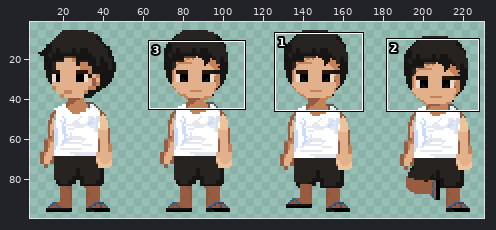
Sprite sheet, stored at assets/DRIBBLE.png. Above: a wide view before the commit, with the close-up outlined.
Close-up. Before the commit:
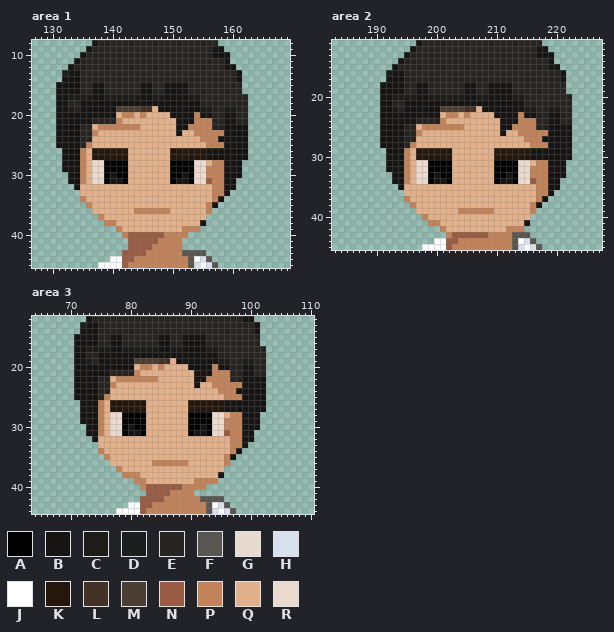
The file is 240x100 pixels. Colours within 5 levels of each other are drawn and written as one. Shown: area 1: x 127..169, y 8..45; area 2: x 183..227, y 11..45; area 3: x 64..110, y 12..44. The wide view leaves out empty margins. The commit also changed other parts of the picture, which this record leaves out.
Palette (. is transparent): A #000000  B #161513  C #1d1c18  D #1a1e1e  E #272320  F #595652  G #e6dacf  H #d8dfed  J #ffffff  K #25170c  L #433125  M #4b3e32  N #985c43  P #c2835a  Q #e2b08b  R #ecdace
Pixels before, area 1, first column x 131:
 8 ......BEEEEEEEEEEEEEEEEEEEE.....
 9 .....BEEEEEEEEEEEEEEEEEEEEBB....
10 ....BEEEEEEEEEEEEEEEEEEEEEBBB...
11 ...BEEEEEEEEEEEEEEEEEEEEEEEEB...
12 ..BEEEEEEEEEEEEEEEEEEEEEEEEEBB..
13 .DBBEEEEEEEEEEEEEEEEEEEEEEEEEEB.
14 .BBBEEEEEEEEEEEEEEEEEEEEEEEEEEB.
15 BBBBEEBBEEEEEEBBEEBBBBEEEEEEEEE.
16 BBBBEEBBEEEEEEBBEEBBBBEEEEEEEEE.
17 BBCCCCBBCCCCCCBBCCBBBBCCEEEEEEEE
18 BBEEBBBBBBBBBBBBBBBBBBBBEEEEEEEE
19 BBCEBBBBBBMMMMLLQBBBBBBBCCEECCEE
20 BBBBBBBBBBQPPQPQQQQBBBBPBBEEBBEE
21 BBBBBBEEEEPQQQQQQQQQBBBPPPEEBBEE
22 BBBBEEQPPPPPPPQQQQQQBBPPPPEEBBBB
23 BBBBEEPQQQQQQQQQQQQQBQQPPPPPBBBB
24 BBBBEEQQQQQQQQQQQQQQQQQQPPPBBBBB
25 BBBBEPQQQQQQQQQQQQQQQQQQQPPPBBBB
26 .BBBPQKKKKKKQQQQQQQKKKKKKBBBBBBB
27 .BBBPQKKKKKKQQQQQQQKKKKKKBBBBBBB
28 .BBBPQRRAAAAQQQQQQQAAAARRQPPBBB.
29 .BBBPQRRAAAAQQQQQQQAAAARRPPPBBB.
30 ..BBPQRRABAAQQQQQQQAABARRPPPBBB.
31 ..BBPQRGABBAQQQQQQQABBARRNPPBB..
32 ...BQQQQQQQQQQQQQQQQQQQQQQPPBB..
33 ....QQQQQQQQQQQQQQQQQQQQQQPPB...
34 ....PQQQQQQQQQQQQQQQQQQQQQPB....
35 .....PQQQQQQQQQQQQQQQQQQQPB.....
36 ......QQQQQQQPPPPPPQQQQQQP......
37 .......PQQQQQQQQQQQQQQQQQ.......
38 ........PPQQQQQQQQQQQQQQB.......
39 ..........PQQQQQQQQQQPPP........
40 ...........PNNNNNNPPPP..........
41 ............NNNNNPPPP...........
42 ............NNNNPPPPP...........
43 ...........NNNNPPPPPPFFFF.......
44 .........JJNNPPPPPPPPPFJHF......
45 .......JJJJNPPPPPPPPPPFHJHF.....
Pixels before, area 2, first column x 191:
11 ......BEEEEEEEEEEEEEEEEEEEE.....
12 .....BEEEEEEEEEEEEEEEEEEEEBB....
13 ....BEEEEEEEEEEEEEEEEEEEEEBBB...
14 ...BEEEEEEEEEEEEEEEEEEEEEEEEB...
15 ..BEEEEEEEEEEEEEEEEEEEEEEEEEBB..
16 .DBBEEEEEEEEEEEEEEEEEEEEEEEEEEB.
17 .BBBEEEEEEEEEEEEEEEEEEEEEEEEEEB.
18 BBBBEEBBEEEEEEBBEEBBBBEEEEEEEEE.
19 BBBBEEBBEEEEEEBBEEBBBBEEEEEEEEE.
20 BBCCCCBBCCCCCCBBCCBBBBCCEEEEEEEE
21 BBEEBBBBBBBBBBBBBBBBBBBBEEEEEEEE
22 BBCEBBBBBBMMMMLLQBBBBBBBCCEECCEE
23 BBBBBBBBBBQPPQPQQQQBBBBPBBEEBBEE
24 BBBBBBEEEEPQQQQQQQQQBBBPPPEEBBEE
25 BBBBEEQPPPPPPPQQQQQQBBPPPPEEBBBB
26 BBBBEEPQQQQQQQQQQQQQBQQPPPPPBBBB
27 BBBBEEQQQQQQQQQQQQQQQQQQPPPBBBBB
28 BBBBEPQQQQQQQQQQQQQQQQQQQPPPBBBB
29 .BBBPQKKKKKKQQQQQQQKKKKKKBBBBBBB
30 .BBBPQKKKKKKQQQQQQQKKKKKKBBBBBBB
31 .BBBPQRRAAAAQQQQQQQAAAARRQPPBBB.
32 .BBBPQRRAAAAQQQQQQQAAAARRPPPBBB.
33 ..BBPQRRABAAQQQQQQQAABARRPPPBBB.
34 ..BBPQRGABBAQQQQQQQABBARRNPPBB..
35 ...BQQQQQQQQQQQQQQQQQQQQQQPPBB..
36 ....QQQQQQQQQQQQQQQQQQQQQQPPB...
37 ....PQQQQQQQQQQQQQQQQQQQQQPB....
38 .....PQQQQQQQQQQQQQQQQQQQPB.....
39 ......QQQQQQQPPPPPPQQQQQQP......
40 .......PQQQQQQQQQQQQQQQQQ.......
41 ........PPQQQQQQQQQQQQQQB.......
42 ..........PQQQQQQQQQQPPP........
43 ...........PNNNNNNPPPPFFF.......
44 .........JJNNPPPPPPPPPFJHF......
45 .......JJJJNPPPPPPPPPPFHJHF.....
Pixels before, area 3, first column x 71:
12 ..BEEEEEEEEEEEEEEEEEEEEEEEEEBB..
13 .DBBEEEEEEEEEEEEEEEEEEEEEEEEEEB.
14 .BBBEEEEEEEEEEEEEEEEEEEEEEEEEEB.
15 BBBBEEBBEEEEEEBBEEBBBBEEEEEEEEE.
16 BBBBEEBBEEEEEEBBEEBBBBEEEEEEEEE.
17 BBCCCCBBCCCCCCBBCCBBBBCCEEEEEEEE
18 BBEEBBBBBBBBBBBBBBBBBBBBEEEEEEEE
19 BBCEBBBBBBMMMMLLQBBBBBBBCCEECCEE
20 BBBBBBBBBBQPPQPQQQQBBBBPBBEEBBEE
21 BBBBBBEEEEPQQQQQQQQQBBBPPPEEBBEE
22 BBBBEEQPPPPPPPQQQQQQBBPPPPEEBBBB
23 BBBBEEPQQQQQQQQQQQQQBQQPPPPPBBBB
24 BBBBEEQQQQQQQQQQQQQQQQQQPPPBBBBB
25 BBBBEPQQQQQQQQQQQQQQQQQQQPPPBBBB
26 .BBBPQKKKKKKQQQQQQQKKKKKKBBBBBBB
27 .BBBPQKKKKKKQQQQQQQKKKKKKBBBBBBB
28 .BBBPQRRAAAAQQQQQQQAAAARRQPPBBB.
29 .BBBPQRRAAAAQQQQQQQAAAARRPPPBBB.
30 ..BBPQRRABAAQQQQQQQAABARRPPPBBB.
31 ..BBPQRGABBAQQQQQQQABBARRNPPBB..
32 ...BQQQQQQQQQQQQQQQQQQQQQQPPBB..
33 ....QQQQQQQQQQQQQQQQQQQQQQPPB...
34 ....PQQQQQQQQQQQQQQQQQQQQQPB....
35 .....PQQQQQQQQQQQQQQQQQQQPB.....
36 ......QQQQQQQPPPPPPQQQQQQP......
37 .......PQQQQQQQQQQQQQQQQQ.......
38 ........PPPQQQQQQQQQQQQQB.......
39 ..........PPQQQQQQQQPPPP........
40 ...........PNNNNNNPPPP..........
41 ............NNNNPPPP............
42 ...........NNNNPPPPPPFFFF.......
43 .........JJNNPPPPPPPPPFJHF......
44 .......JJJJNPPPPPPPPPPFHJHF.....
The result:
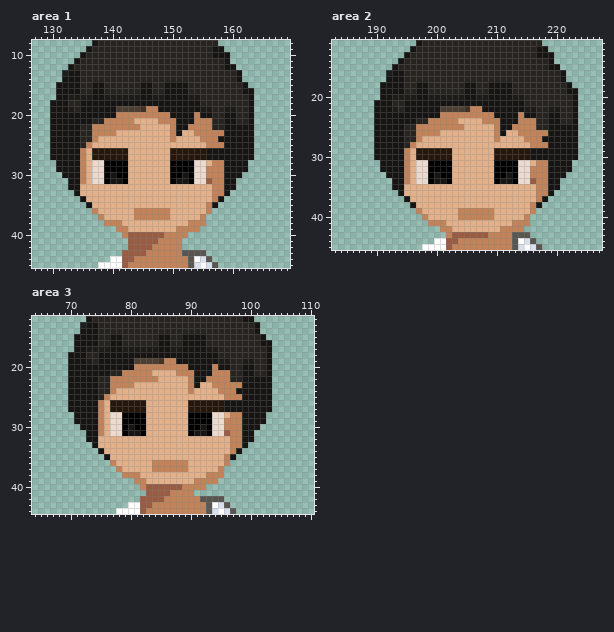
Change:
Area 1:
Colour B is added in row 15 at x 162; in row 16 at x 162 to 163; in row 17 at x 163; in rows 18 to 25 at x 130 and 163; in rows 26 to 27 at x 130 to 131 and 163; in rows 28 to 29 at x 131 and 162.
Colour B is added in row 30 at x 132; in row 32 at x 133; in row 33 at x 134.
Colour B replaces colour P in row 34 at x 135; in row 35 at x 136.
Colour P replaces colour B in row 38 at x 155.
Colour P replaces colour E in row 21 at x 139 to 140.
Colour P replaces colour L in row 19 at x 146.
Colour P replaces colour Q in row 19 at x 147; in row 20 at x 141, 144 and 146 to 149; in row 21 at x 142 to 143 and 148 to 150; in row 22 at x 137 and 150; in row 23 at x 138 to 140 and 150; in row 24 at x 137 and 150.
Colour P replaces colour Q in row 36 at x 137; in row 37 at x 144 to 149 and 155; in row 38 at x 141 and 153 to 154; in row 39 at x 142 and 151.
Area 2:
Colour B is added in row 18 at x 222; in row 19 at x 222 to 223; in row 20 at x 223; in rows 21 to 28 at x 190 and 223; in rows 29 to 30 at x 190 to 191 and 223; in rows 31 to 32 at x 191 and 222.
Colour B is added in row 33 at x 192; in row 35 at x 193; in row 36 at x 194.
Colour B replaces colour P in row 37 at x 195; in row 38 at x 196.
Colour P replaces colour B in row 41 at x 215.
Colour P replaces colour E in row 24 at x 199 to 200.
Colour P replaces colour L in row 22 at x 206.
Colour P replaces colour Q in row 22 at x 207; in row 23 at x 201, 204 and 206 to 209; in row 24 at x 202 to 203 and 208 to 210; in row 25 at x 197 and 210; in row 26 at x 198 to 200 and 210; in row 27 at x 197 and 210.
Colour P replaces colour Q in row 39 at x 197; in row 40 at x 204 to 209 and 215; in row 41 at x 201 and 213 to 214; in row 42 at x 202 and 211.
Area 3:
Colour B is added in row 15 at x 102; in row 16 at x 102 to 103; in row 17 at x 103; in rows 18 to 25 at x 70 and 103; in rows 26 to 27 at x 70 to 71 and 103; in rows 28 to 29 at x 71 and 102.
Colour B is added in row 30 at x 72; in row 32 at x 73; in row 33 at x 74.
Colour B replaces colour P in row 34 at x 75; in row 35 at x 76.
Colour P replaces colour B in row 38 at x 95.
Colour P replaces colour E in row 21 at x 79 to 80.
Colour P replaces colour L in row 19 at x 86.
Colour P replaces colour Q in row 19 at x 87; in row 20 at x 81, 84 and 86 to 89; in row 21 at x 82 to 83 and 88 to 90; in row 22 at x 77 and 90; in row 23 at x 78 to 80 and 90; in row 24 at x 77 and 90.
Colour P replaces colour Q in row 36 at x 77; in row 37 at x 84 to 89 and 95; in row 38 at x 93 to 94.
Where, in picture pixels (left, top, right, bottom), the same in both close-ups:
added: (242, 82, 254, 172)
changed: (50, 100, 206, 232)
added: (566, 82, 578, 172)
changed: (374, 100, 500, 214)
changed: (440, 214, 530, 232)
added: (260, 334, 272, 424)
changed: (68, 352, 194, 466)
changed: (152, 466, 224, 478)
